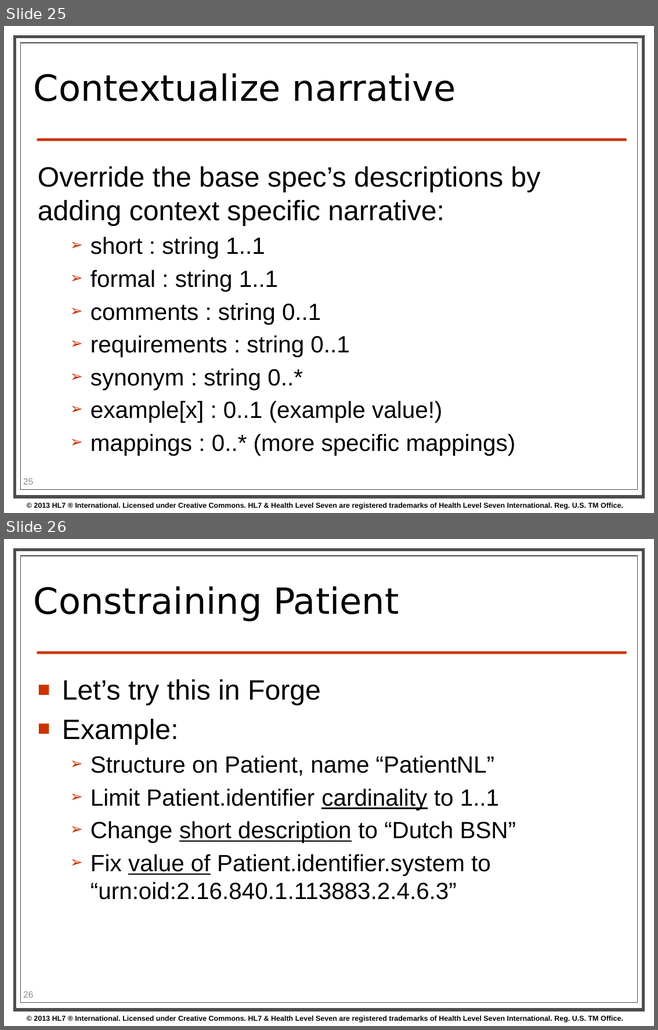
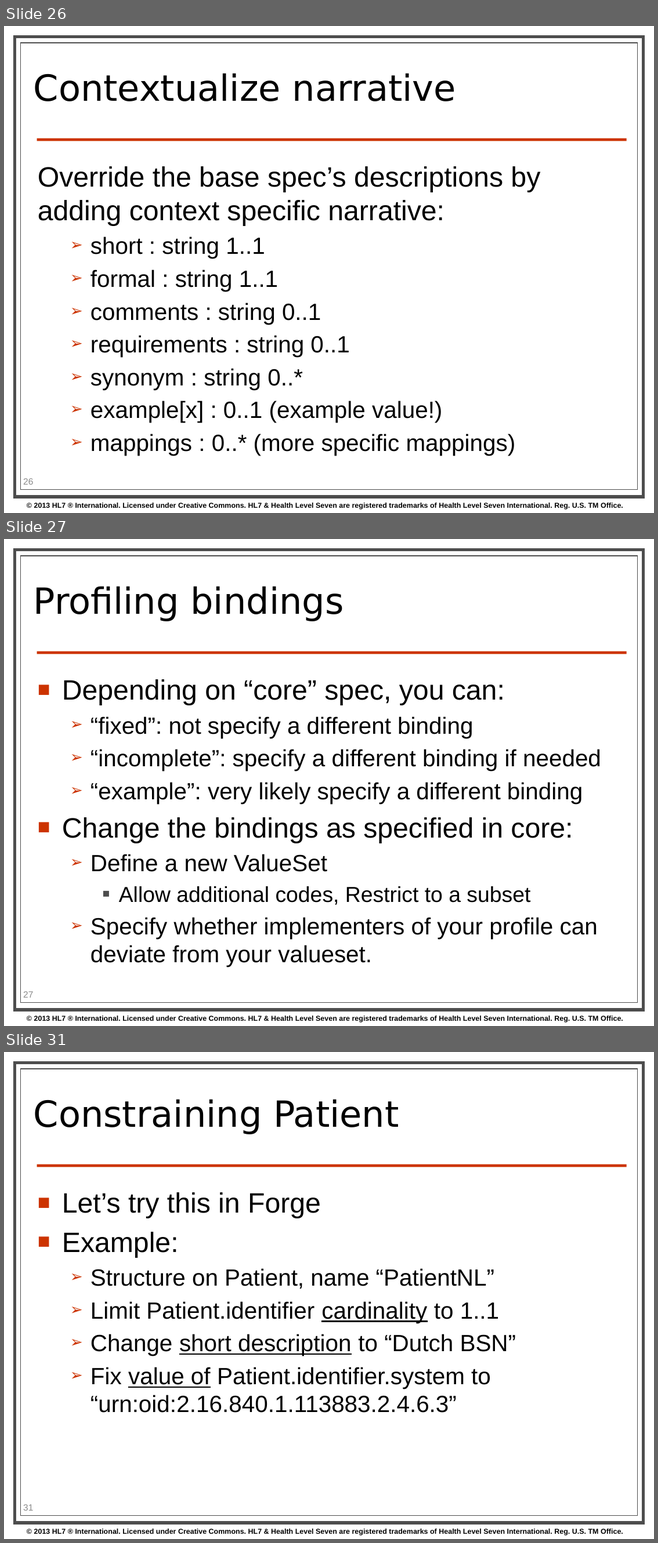
Before and after one commit to kevinpeterson/fhir, a slide deck: presentations/2014-01 Tutorials/201401 - San Antonio - Profiling FHIR.pptx. Shown one above the other, each under a label of ours: slides 25 and 26 before the commit, slides 26, 27 and 31 after it; the slides between them are not shown. The pictures are 658x1030 and 658x1543 pixels, drawn with LibreOffice and Linux fonts; fonts in the diff are those of the drawing; background and template pictures are left out. Boxes give left, top, right and bottom in pixels: in the first picture for what was removed or moved away, otherwise in the second. Text is boxed around its words. In the diff, an @@ line names an element or a change of style, - is before the commit and + after.

```diff
--- a/presentations/2014-01 Tutorials/201401 - San Antonio - Profiling FHIR.pptx
+++ b/presentations/2014-01 Tutorials/201401 - San Antonio - Profiling FHIR.pptx
@@ slide 27 added at (x1=4, y1=539, x2=654, y2=1026), background #FFFFFF; not listed: 4 template elements that a slide beside it also shows @@
@@ title added at (x1=34, y1=586, x2=344, y2=621), 40 pt, text #000000 @@
+Profiling bindings
@@ text added at (x1=62, y1=679, x2=601, y2=967), 26 pt, text #000000 @@
+■ Depending on “core” spec, you can:
+  ➢ “fixed”: not specify a different binding
+  ➢ “incomplete”: specify a different binding if needed
+  ➢ “example”: very likely specify a different binding
+■ Change the bindings as specified in core:
+  ➢ Define a new ValueSet
+    ■ Allow additional codes, Restrict to a subset
+  ➢ Specify whether implementers of your profile can deviate from your valueset.
@@ page number added at (x1=23, y1=991, x2=33, y2=998), 10 pt, text #8C8C8C @@
+27
@@ what was slide 25 is now slide 26 @@
@@ what was slide 26 is now slide 31 @@
@@ page number at (x1=23, y1=1504, x2=33, y2=1511): text changed @@
-26
+31
```
Also in this commit, not shown: 5 slides changed, 10 other slides added, 2 slides removed.
